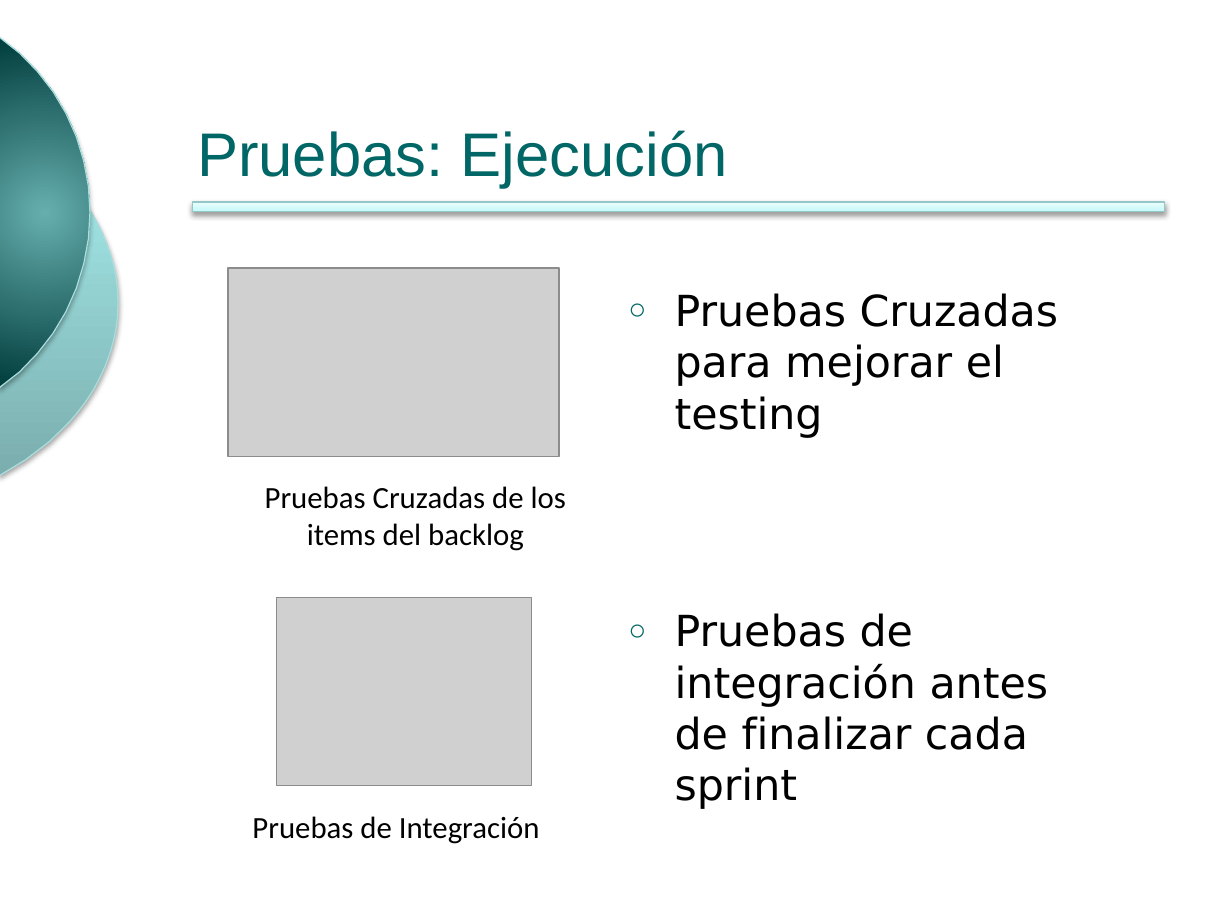
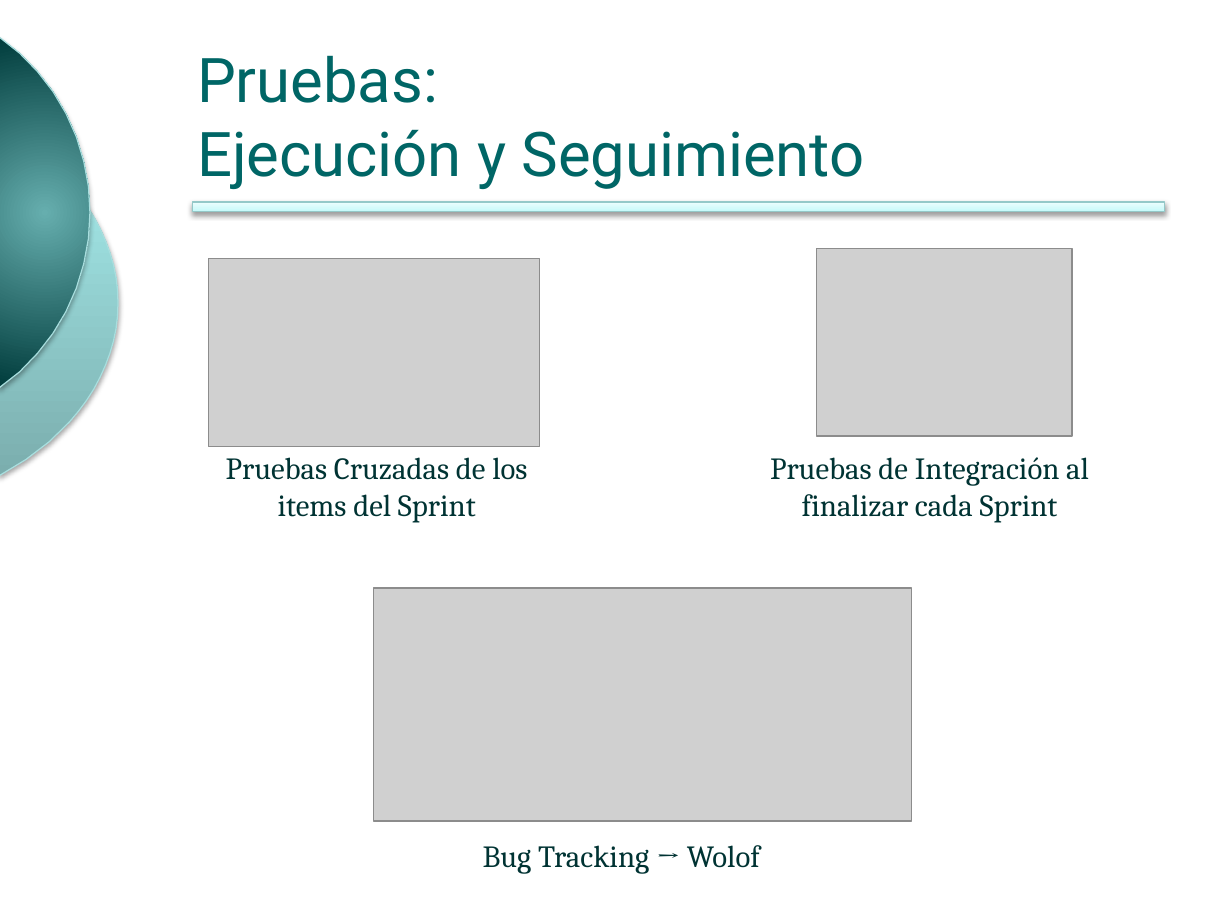
Before and after one commit to ingevy/taller-desarrollo-proyectos-ii-2do-2010, a slide deck: slide 12 of doc/presentaciones/Presentación inicial v2.pptx (slide 17 before the commit). Drawn at 1232x924 pixels with LibreOffice and Linux fonts; fonts in the diff are those of the drawing; grey boxes stand for pictures; background and template pictures are left out. Boxes give left, top, right and bottom in pixels: in the first picture for what was removed or moved away, otherwise in the second. Text is boxed around its words. In the diff, an @@ line names an element or a change of style, - is before the commit and + after.

```diff
--- a/doc/presentaciones/Presentación inicial v2.pptx
+++ b/doc/presentaciones/Presentación inicial v2.pptx
@@ title at (x1=197, y1=55, x2=865, y2=189): text changed; font Arial to Roboto @@
-Pruebas: Ejecución
+Pruebas:
+Ejecución y Seguimiento
@@ picture moved from (x1=228, y1=269, x2=559, y2=457) to (x1=208, y1=259, x2=540, y2=447) @@
@@ picture added at (x1=817, y1=249, x2=1072, y2=436) @@
@@ text removed at (x1=675, y1=293, x2=1059, y2=438) @@
-○ Pruebas Cruzadas para mejorar el testing
@@ text at (x1=226, y1=457, x2=527, y2=523): text changed; font Calibri to Cambria; text colour #000000 to #003333 @@
-Pruebas Cruzadas de los items del backlog
+Pruebas Cruzadas de los items del Sprint
@@ text at (x1=770, y1=457, x2=1089, y2=523): text changed; font Calibri to Cambria; text colour #000000 to #003333 @@
-Pruebas de Integración
+Pruebas de Integración al finalizar cada Sprint
@@ picture removed at (x1=276, y1=598, x2=531, y2=785) @@
@@ picture added at (x1=373, y1=588, x2=912, y2=821) @@
@@ text removed at (x1=675, y1=613, x2=1049, y2=809) @@
-○ Pruebas de integración antes de finalizar cada sprint
@@ text added at (x1=483, y1=845, x2=760, y2=874), 18 pt, text #003333 @@
+Bug Tracking → Wolof
```
Also in this commit, not shown: 12 other slides changed, 5 slides added, 11 slides removed, 1 other file.
